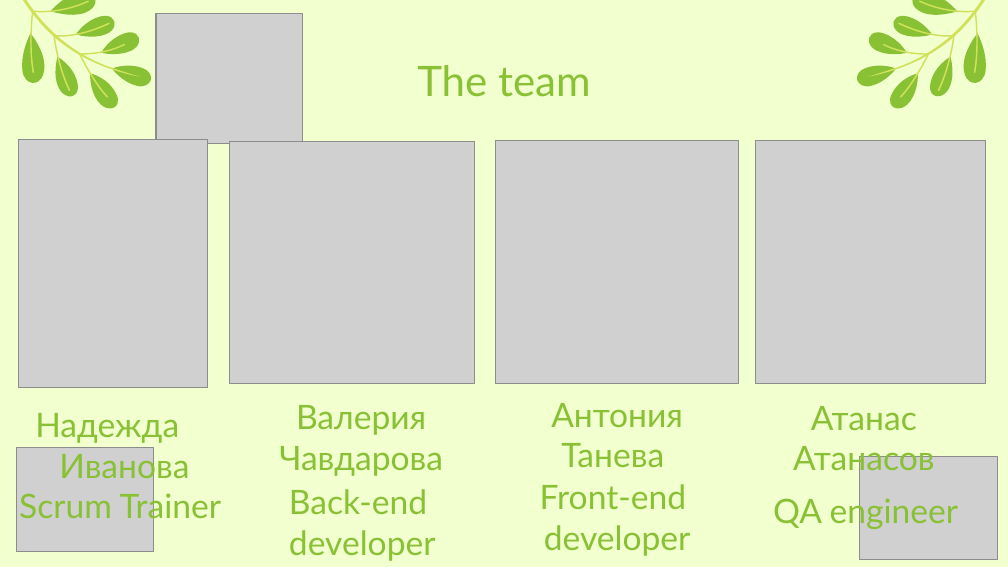
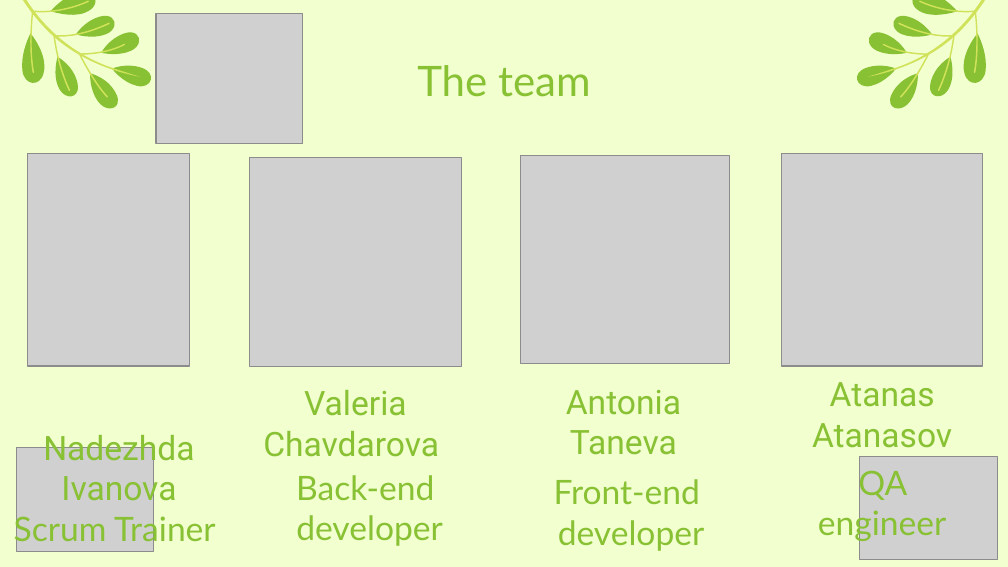
Before and after one commit to NTIvanova21/Beans, a slide deck: slide 3 of Documentation/Presentation.pptx. Drawn at 1008x567 pixels with LibreOffice and Linux fonts; fonts in the diff are those of the drawing; grey boxes stand for pictures. Boxes give left, top, right and bottom in pixels: in the first picture for what was removed or moved away, otherwise in the second. Text is boxed around its words. In the diff, an @@ line names an element or a change of style, - is before the commit and + after.

```diff
--- a/Documentation/Presentation.pptx
+++ b/Documentation/Presentation.pptx
@@ picture: place and size @@
-picture at (18, 139, 208, 387)
+picture at (27, 153, 190, 366)
@@ picture: place and size @@
-picture at (229, 141, 475, 383)
+picture at (250, 157, 462, 366)
@@ picture: place and size @@
-picture at (496, 140, 739, 383)
+picture at (521, 155, 730, 364)
@@ picture: place and size @@
-picture at (755, 140, 985, 383)
+picture at (781, 154, 983, 367)
@@ subtitle at (812, 382, 952, 448): text changed; font Lato to Roboto @@
-Атанас Атанасов
+Atanas Atanasov
@@ text at (263, 390, 439, 457): text changed; font Lato to Roboto @@
-Валерия Чавдарова
+Valeria
+Chavdarova
@@ text at (566, 390, 681, 455): text changed; font Lato to Roboto @@
-Антония Танева
+Antonia
+Taneva
@@ subtitle "Nadezhda": place and size @@
-subtitle "Nadezhda" at (19, 413, 222, 524)
+subtitle "Nadezhda" at (14, 429, 216, 547)
@@ subtitle at (43, 429, 194, 508): text changed; font Lato to Roboto @@
-Надежда Иванова
+Nadezhda
+Ivanova
@@ text "Back-end": place and size @@
-text "Back-end" at (289, 489, 436, 561)
+text "Back-end" at (296, 475, 443, 546)
@@ text "Front-end": place and size @@
-text "Front-end" at (540, 484, 691, 556)
+text "Front-end" at (554, 479, 705, 551)
@@ text "QA engineer" rewrapped from (773, 495, 958, 530) to (818, 466, 947, 541) @@
```
Also in this commit, not shown: 4 other slides changed, 1 slide added, 1 other file.
